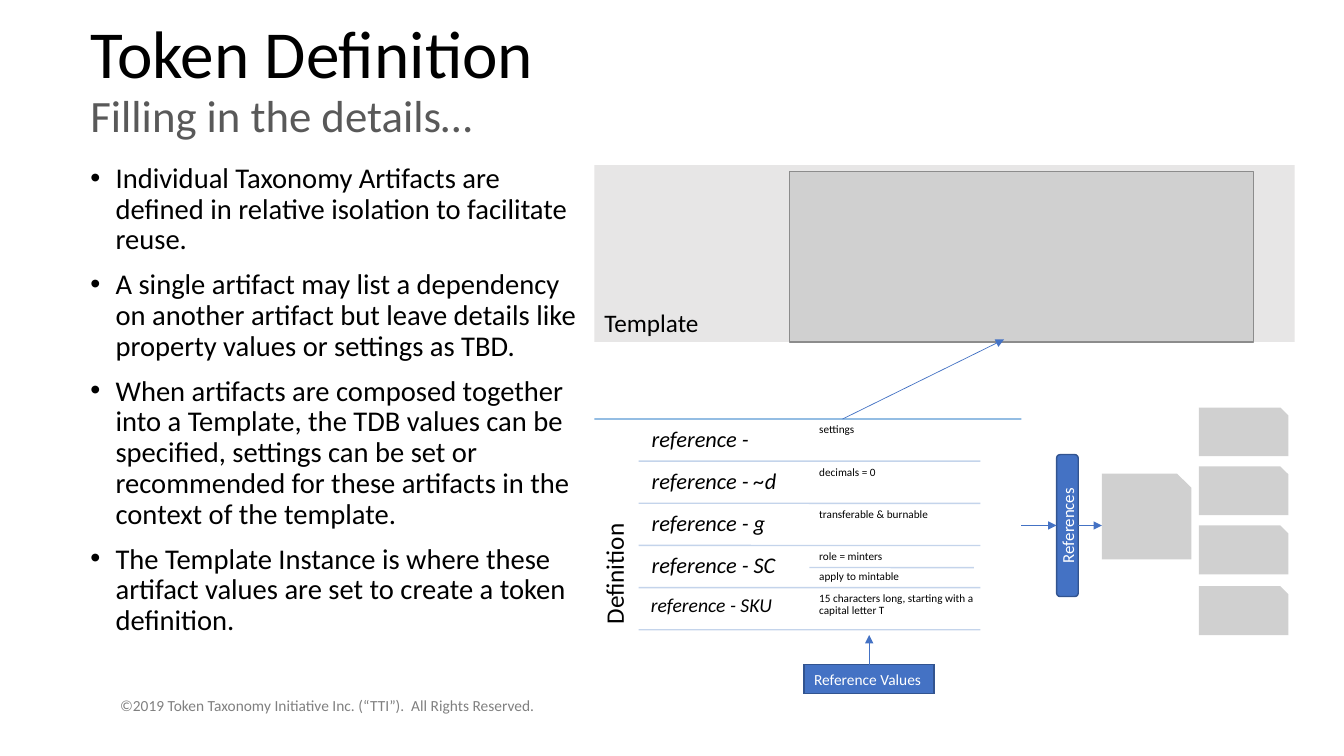
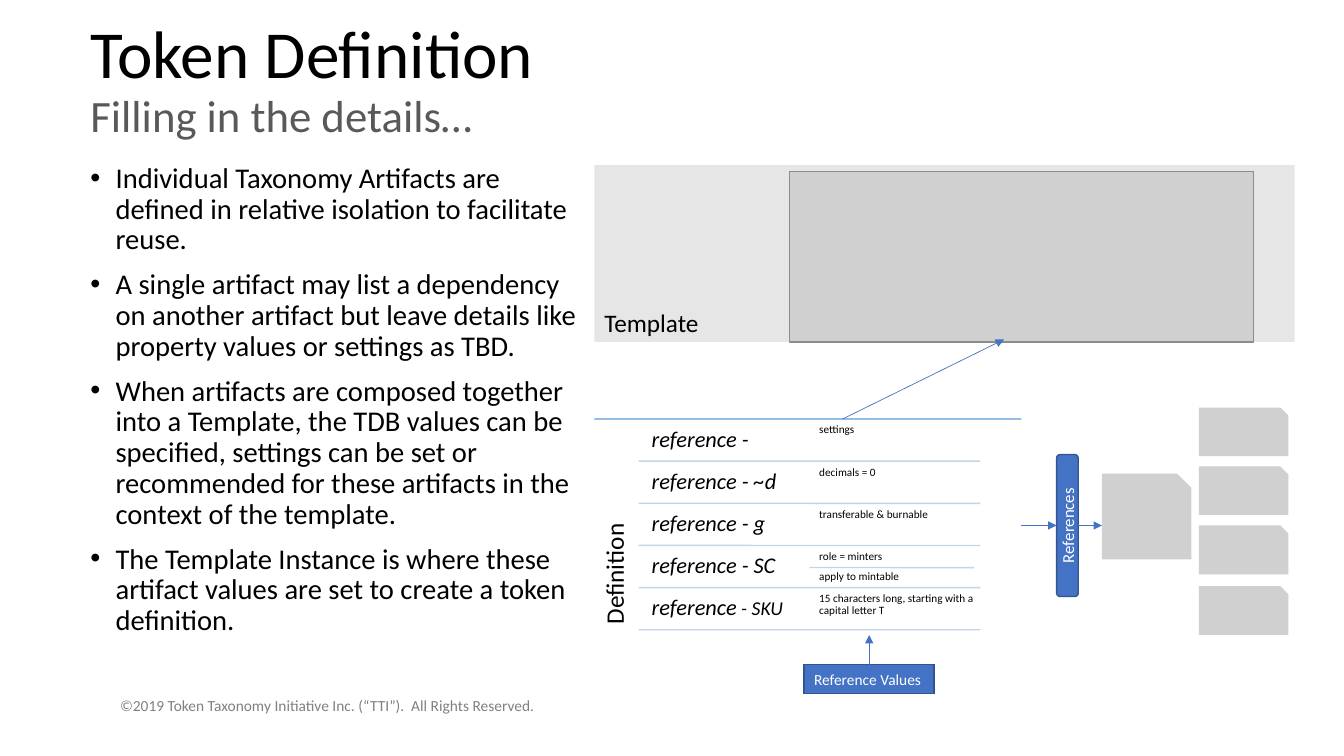
Before and after one commit to vipinsun/TokenTaxonomyFramework-pub, a slide deck: slide 18 of presentations/TTF-Presentation.pptx. Drawn at 1344x756 pixels with LibreOffice and Linux fonts; fonts in the diff are those of the drawing; grey boxes stand for pictures. Boxes give left, top, right and bottom in pixels: in the first picture for what was removed or moved away, otherwise in the second. Text is boxed around its words. In the diff, an @@ line names an element or a change of style, - is before the commit and + after.

```diff
--- a/presentations/TTF-Presentation.pptx
+++ b/presentations/TTF-Presentation.pptx
@@ text "reference - SKU" at (652, 599, 783, 618): size 14 to 16 pt in "reference" @@
```
Also in this commit, not shown: 2 other slides changed, 19 other files.
